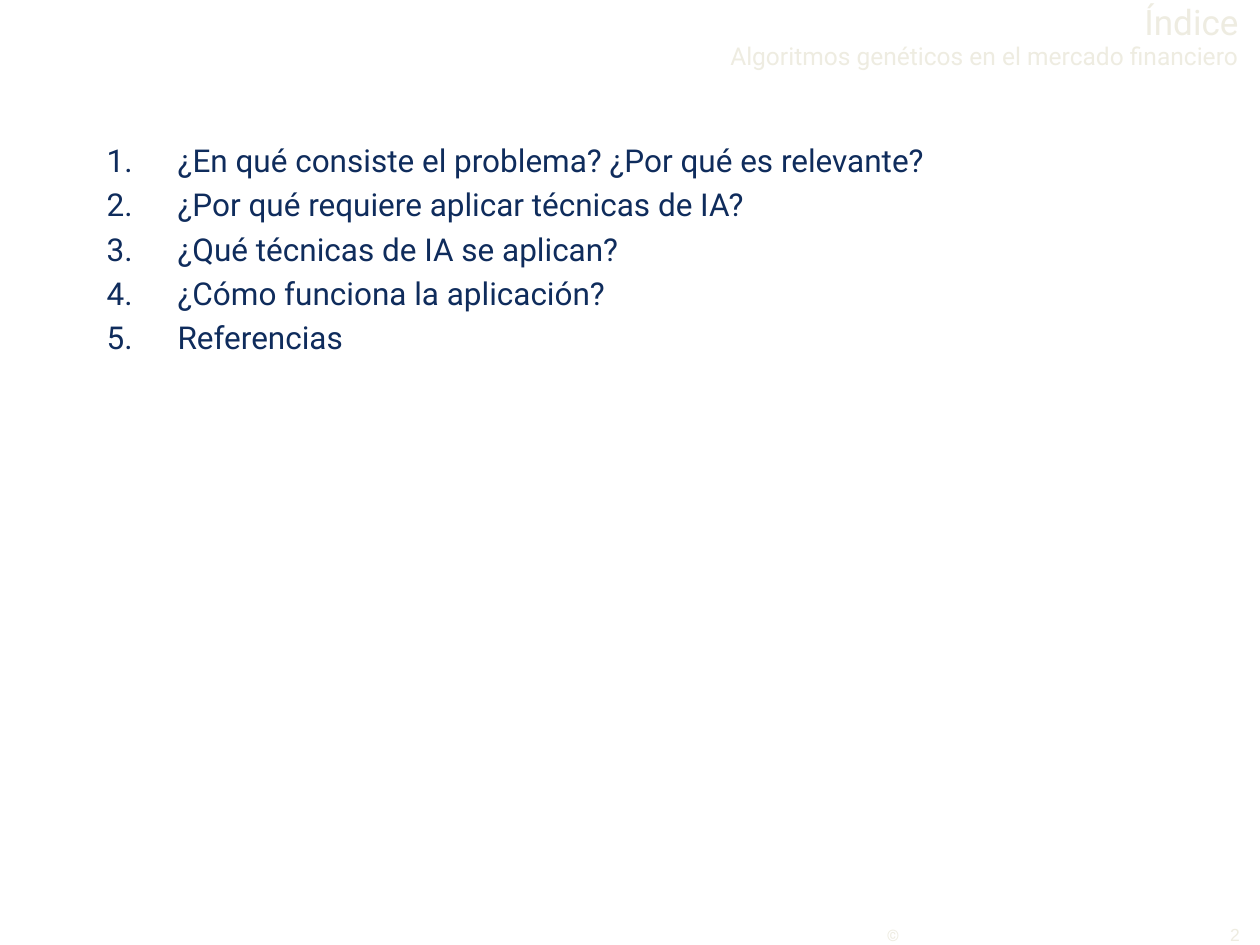
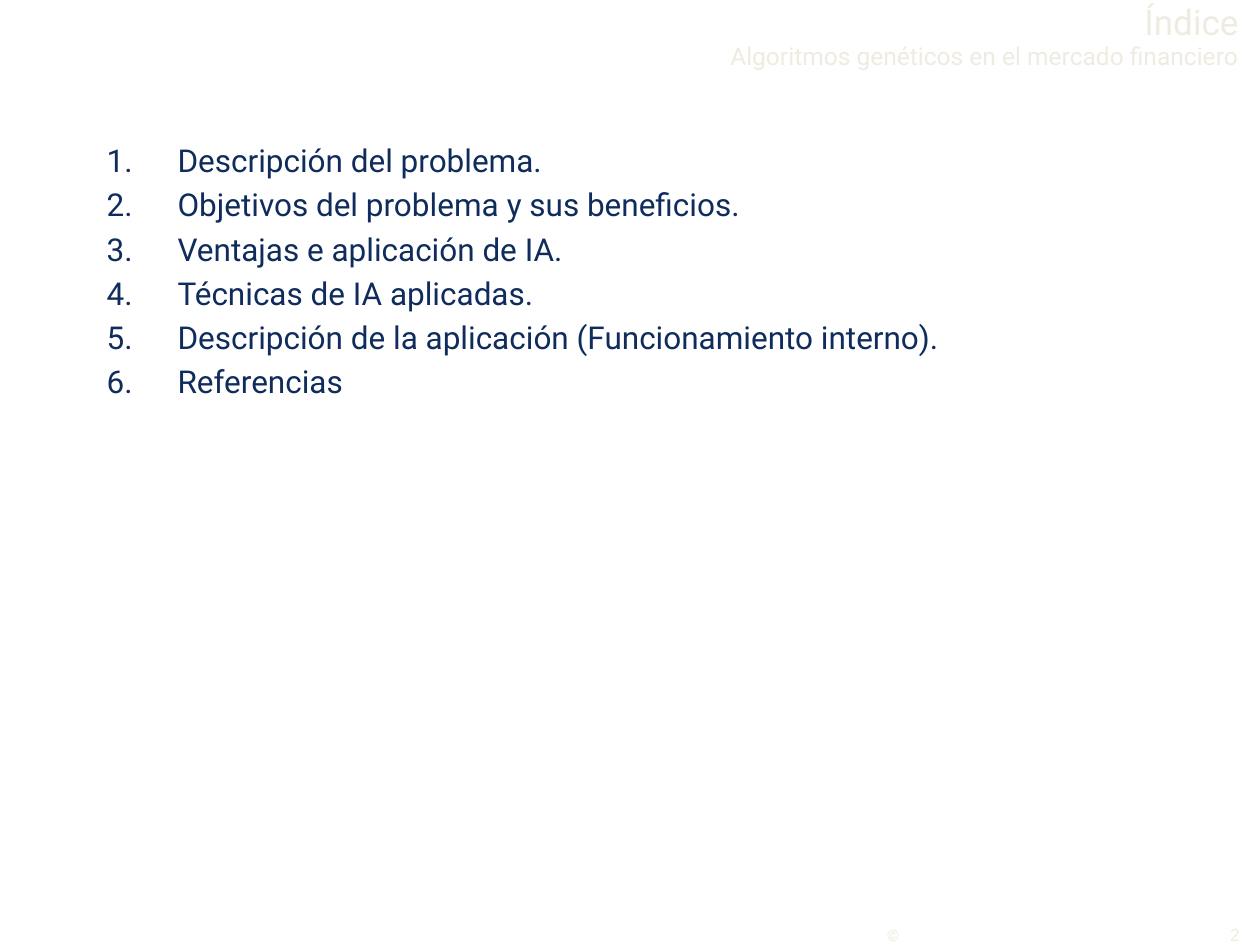
Before and after one commit to Lothar94/Inteligencia-Artificial, a slide deck: slide 2 of Practica1/PresentacionlA.pptx. Drawn at 1260x945 pixels with LibreOffice and Linux fonts; fonts in the diff are those of the drawing; background and template pictures are left out. Boxes give left, top, right and bottom in pixels: in the first picture for what was removed or moved away, otherwise in the second. Text is boxed around its words. In the diff, an @@ line names an element or a change of style, - is before the commit and + after.

Commit message:
Finished

```diff
--- a/Practica1/PresentacionlA.pptx
+++ b/Practica1/PresentacionlA.pptx
@@ text at box(178, 148, 938, 356): text changed @@
-1. ¿En qué consiste el problema? ¿Por qué es relevante?
-2. ¿Por qué requiere aplicar técnicas de IA?
-3. ¿Qué técnicas de IA se aplican?
-4. ¿Cómo funciona la aplicación?
+1. Descripción del problema.
+2. Objetivos del problema y sus beneficios.
+3. Ventajas e aplicación de IA.
+4. Técnicas de IA aplicadas.
+5. Descripción de la aplicación (Funcionamiento interno).
```
Also in this commit, not shown: 5 other slides changed, 4 slides added.
